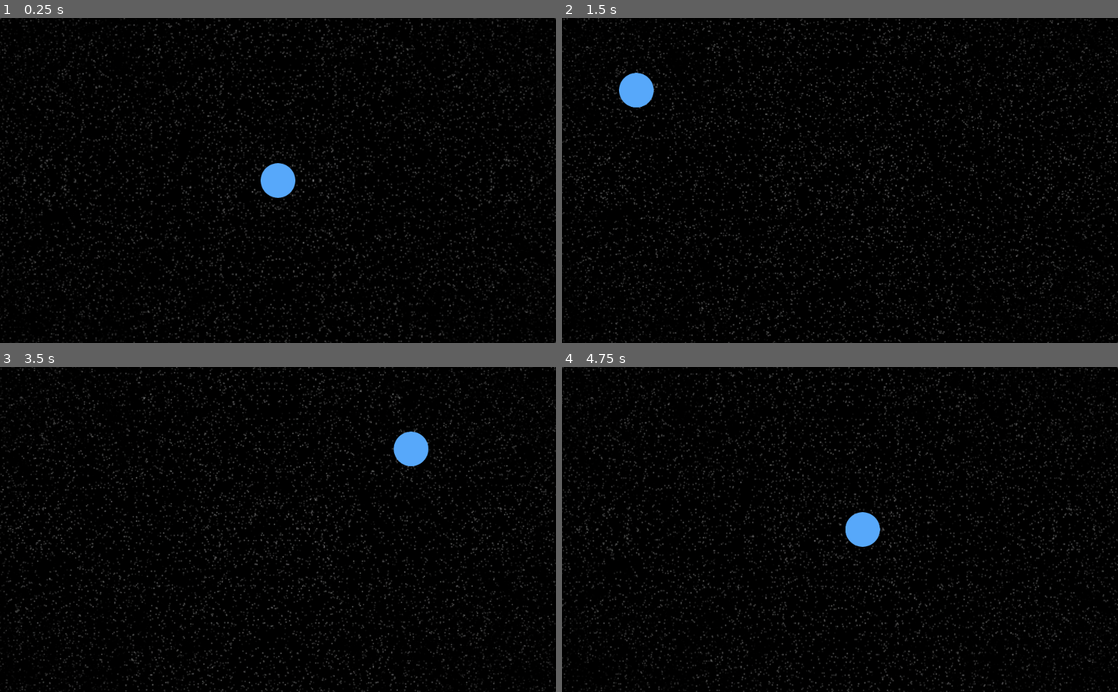
Above: before the commit, frames 1-4 (two rows, left to right).
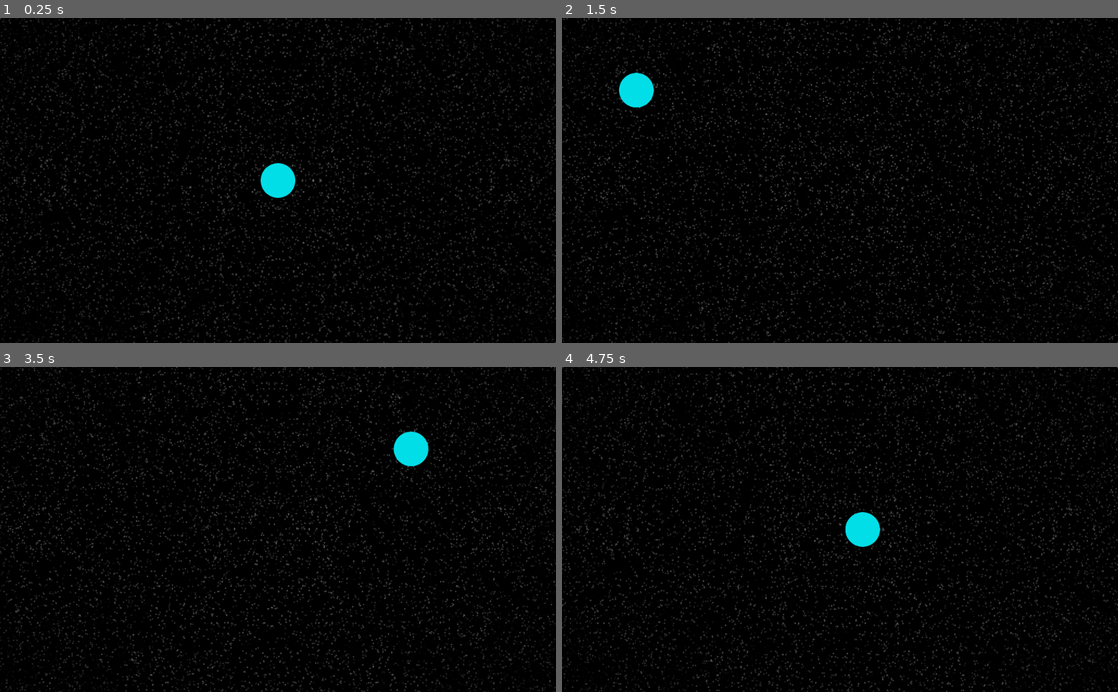
Above: after the commit, the same moments.

Repository: Neerti/AutonomyGame
Game: Godot game, scene res://Main.tscn
Two runs of this game, one before a commit and one after it. Both use one fixed random seed, a clock stepped at 60 frames per second and the inputs below.
Inputs:
- Up to frame 1 (0.25 s): no input
- Up to frame 2 (1.5 s): tap Enter at 0.5 s; hold Right (ui_right) 0.53-1.28 s; hold Page Up (zoom_in) 0.53-1.28 s; hold Down (ui_down) from 1.28 s (still down); tap Page Down (zoom_out) at 1.35 s
- Up to frame 3 (3.5 s): release Down (ui_down) at 2.03 s; hold Right (ui_right) 2.03-2.78 s; hold Page Up (zoom_in) 2.03-2.78 s; hold Up (ui_up) from 2.78 s (still down); tap Page Down (zoom_out) at 2.85 s
- Up to frame 4 (4.75 s): release Up (ui_up) at 3.53 s; hold Page Up (zoom_in) 3.53-4.28 s; hold Left (ui_left) from 3.53 s (still down); tap Page Down (zoom_out) at 4.35 s

The runs differ from the first frame. In frame 1, 0.5% of the frame differs, in the area x 46-54%, y 44-56%; in frame 2, 0.5%; in frame 3, 0.5%, in the area x 70-78%, y 19-31%; in frame 4, 0.5%.

Commit message:
Changes Orbital to be Position2D type.

Diff:
--- a/Game/Main.tscn
+++ b/Game/Main.tscn
@@ -3,7 +3,7 @@
 [ext_resource path="res://Camera.tscn" type="PackedScene" id=1]
 [ext_resource path="res://Map.tscn" type="PackedScene" id=2]
 
-[node name="Main" type="Node" index="0"]
+[node name="Main" type="Node"]
 
 [node name="Camera" parent="." index="0" instance=ExtResource( 1 )]
 
--- a/Game/Orbital.gd
+++ b/Game/Orbital.gd
@@ -1,4 +1,4 @@
-extends Node2D
+extends Position2D
 
 # This implements a fake circular orbit around the node's parent.
 # Maybe someday it can be refactored to include ellipical orbits.
--- a/Game/Orbital.tscn
+++ b/Game/Orbital.tscn
@@ -1,31 +1,18 @@
-[gd_scene load_steps=4 format=2]
+[gd_scene load_steps=3 format=2]
 
 [ext_resource path="res://Orbital.gd" type="Script" id=1]
 [ext_resource path="res://Star/star_placeholder.png" type="Texture" id=2]
 
-[sub_resource type="OccluderPolygon2D" id=1]
-
-closed = true
-cull_mode = 0
-polygon = PoolVector2Array( 0, -70, 50, -50, 70, 0, 50, 50, 0, 70, -50, 50, -70, 0, -50, -50 )
-
-[node name="Orbital" type="Node2D"]
+[node name="Orbiter" type="Position2D" index="0"]
 
 script = ExtResource( 1 )
-_sections_unfolded = [ "Transform" ]
 retrograde = false
 orbital_distance = 1
 _initial_angle = null
 
-[node name="LightOccluder2D" type="LightOccluder2D" parent="." index="0"]
+[node name="Sprite" type="Sprite" parent="." index="0"]
 
-visible = false
-occluder = SubResource( 1 )
-light_mask = 1
-
-[node name="Sprite" type="Sprite" parent="." index="1"]
-
-modulate = Color( 0.344696, 0.662582, 0.980469, 1 )
+modulate = Color( 0.0107117, 0.871718, 0.914062, 1 )
 scale = Vector2( 0.5, 0.5 )
 texture = ExtResource( 2 )
-_sections_unfolded = [ "Transform", "Visibility" ]
+_sections_unfolded = [ "Transform" ]
--- /dev/null
+++ b/Game/System.gd
@@ -0,0 +1,15 @@
+extends Position2D
+
+# class member variables go here, for example:
+# var a = 2
+# var b = "textvar"
+
+func _ready():
+	# Called every time the node is added to the scene.
+	# Initialization here
+	pass
+
+#func _process(delta):
+#	# Called every frame. Delta is time since last frame.
+#	# Update game logic here.
+#	pass
